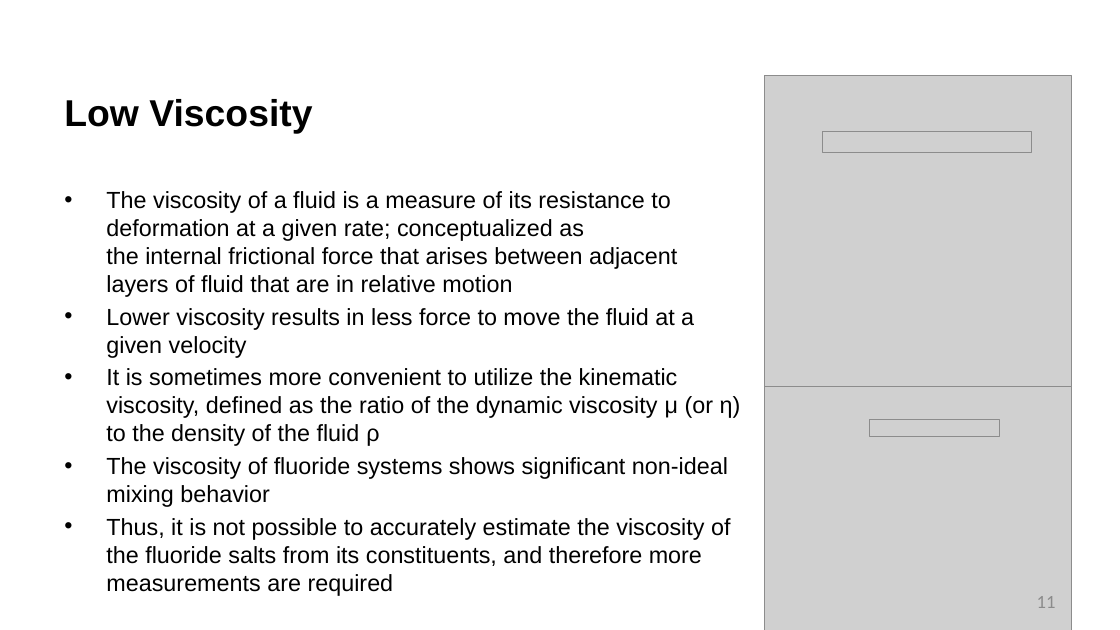
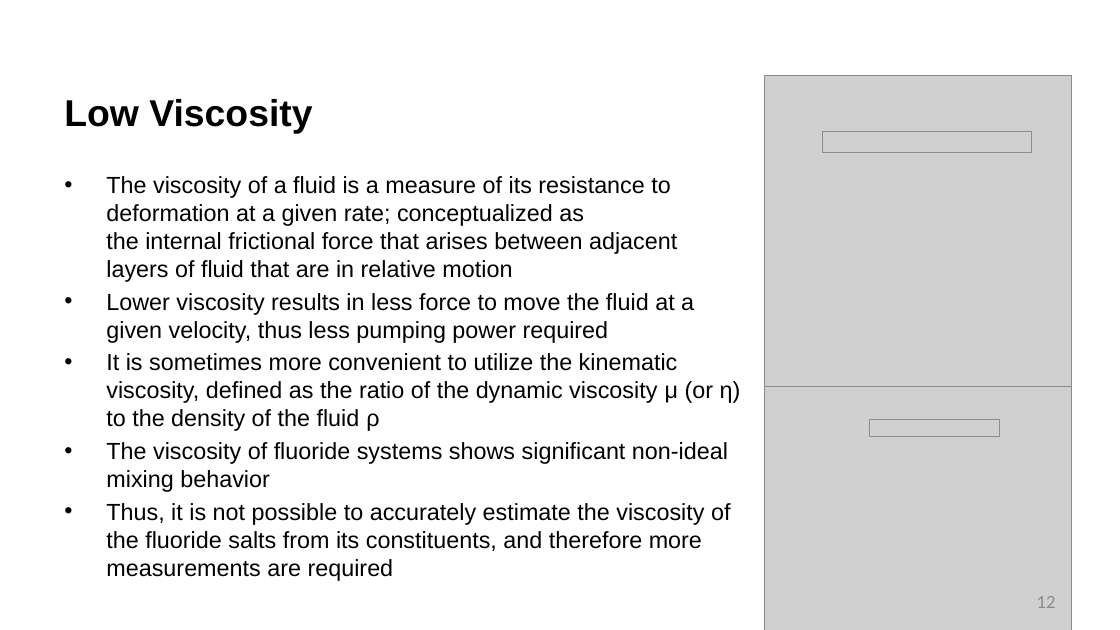
Before and after one commit to benbeeler/TEACHING, a slide deck: slide 12 of Advanced Reactor Materials/Fall2026/Lec14_MoltenSalts.pptx (slide 11 before the commit). Drawn at 1120x630 pixels with LibreOffice and Linux fonts; fonts in the diff are those of the drawing; grey boxes stand for pictures; background and template pictures are left out. Boxes give left, top, right and bottom in pixels: in the first picture for what was removed or moved away, otherwise in the second. Text is boxed around its words. In the diff, an @@ line names an element or a change of style, - is before the commit and + after.

```diff
--- a/Advanced Reactor Materials/Fall2026/Lec14_MoltenSalts.pptx
+++ b/Advanced Reactor Materials/Fall2026/Lec14_MoltenSalts.pptx
@@ text "The viscosity of a fluid ..." moved from (x1=106, y1=191, x2=741, y2=566) to (x1=106, y1=176, x2=741, y2=551) @@
@@ text at (x1=106, y1=293, x2=694, y2=343): text changed @@
-• Lower viscosity results in less force to move the fluid at a given velocity
+• Lower viscosity results in less force to move the fluid at a given velocity, thus less pumping power required
@@ page number at (x1=1037, y1=596, x2=1056, y2=608): text changed @@
-11
+12
```
Also in this commit, not shown: 13 other slides changed, 1 slide added, 24 slides removed, 17 other files.
